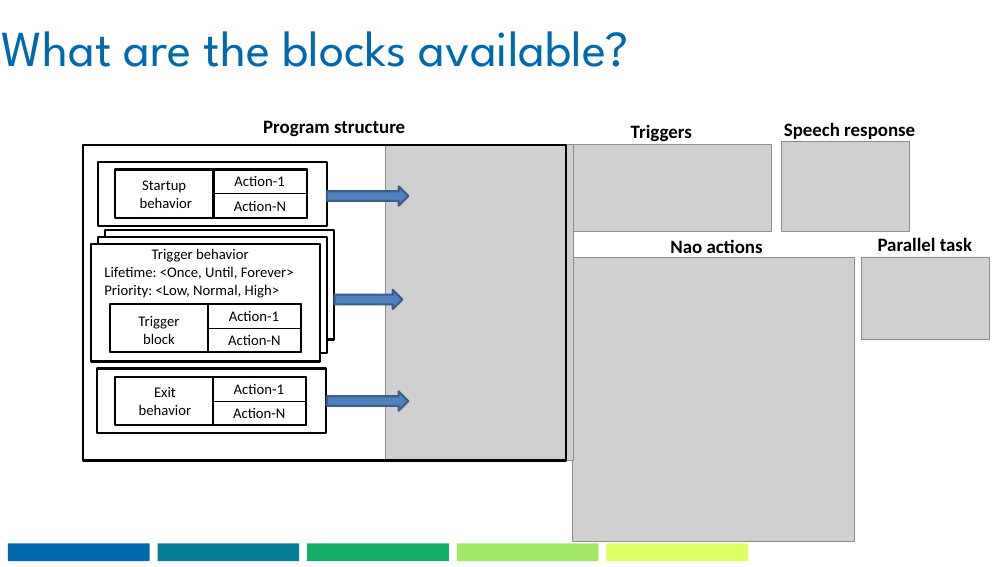
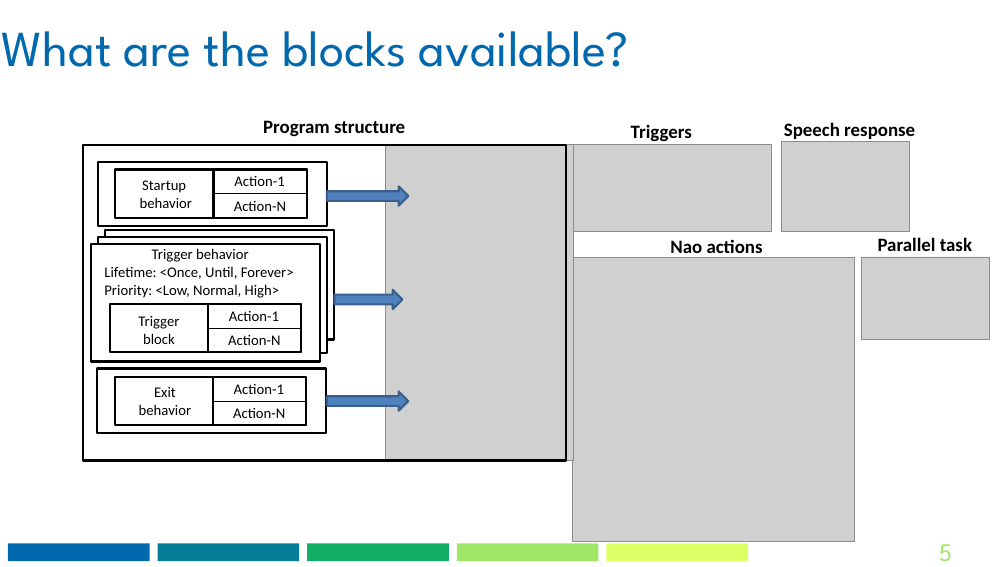
Before and after one commit to praveenv4k/indriya, a slide deck: slide 5 of docs/Misc/IndriyaHandout.pptx. Drawn at 1008x567 pixels with LibreOffice and Linux fonts; fonts in the diff are those of the drawing; grey boxes stand for pictures. Boxes give left, top, right and bottom in pixels: in the first picture for what was removed or moved away, otherwise in the second. Text is boxed around its words. In the diff, an @@ line names an element or a change of style, - is before the commit and + after.

```diff
--- a/docs/Misc/IndriyaHandout.pptx
+++ b/docs/Misc/IndriyaHandout.pptx
@@ page number added at (939, 544, 952, 561), 24 pt, text #A0E767 @@
+5
```
Also in this commit, not shown: 5 other slides changed, 9 other files.
